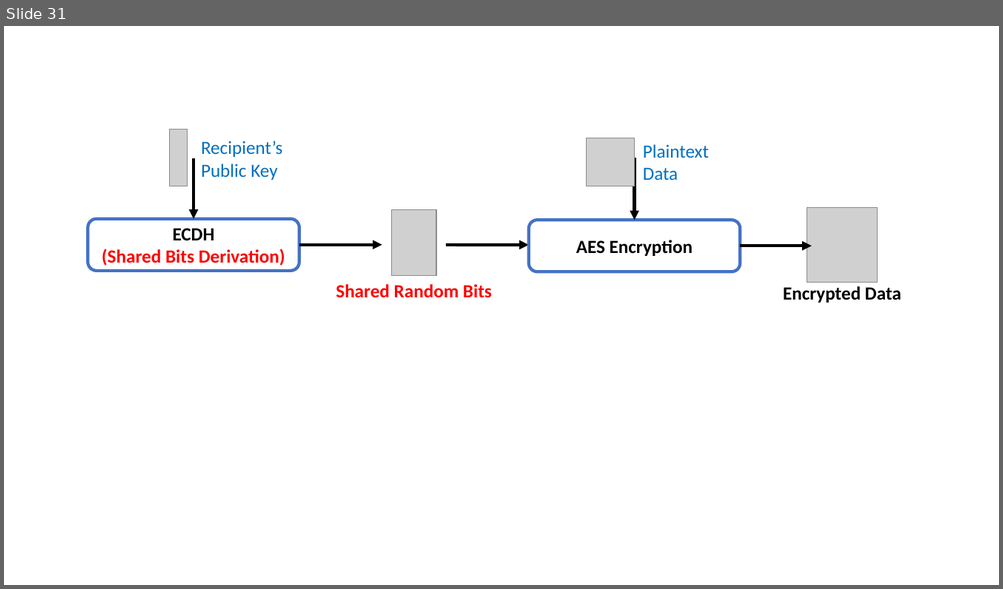
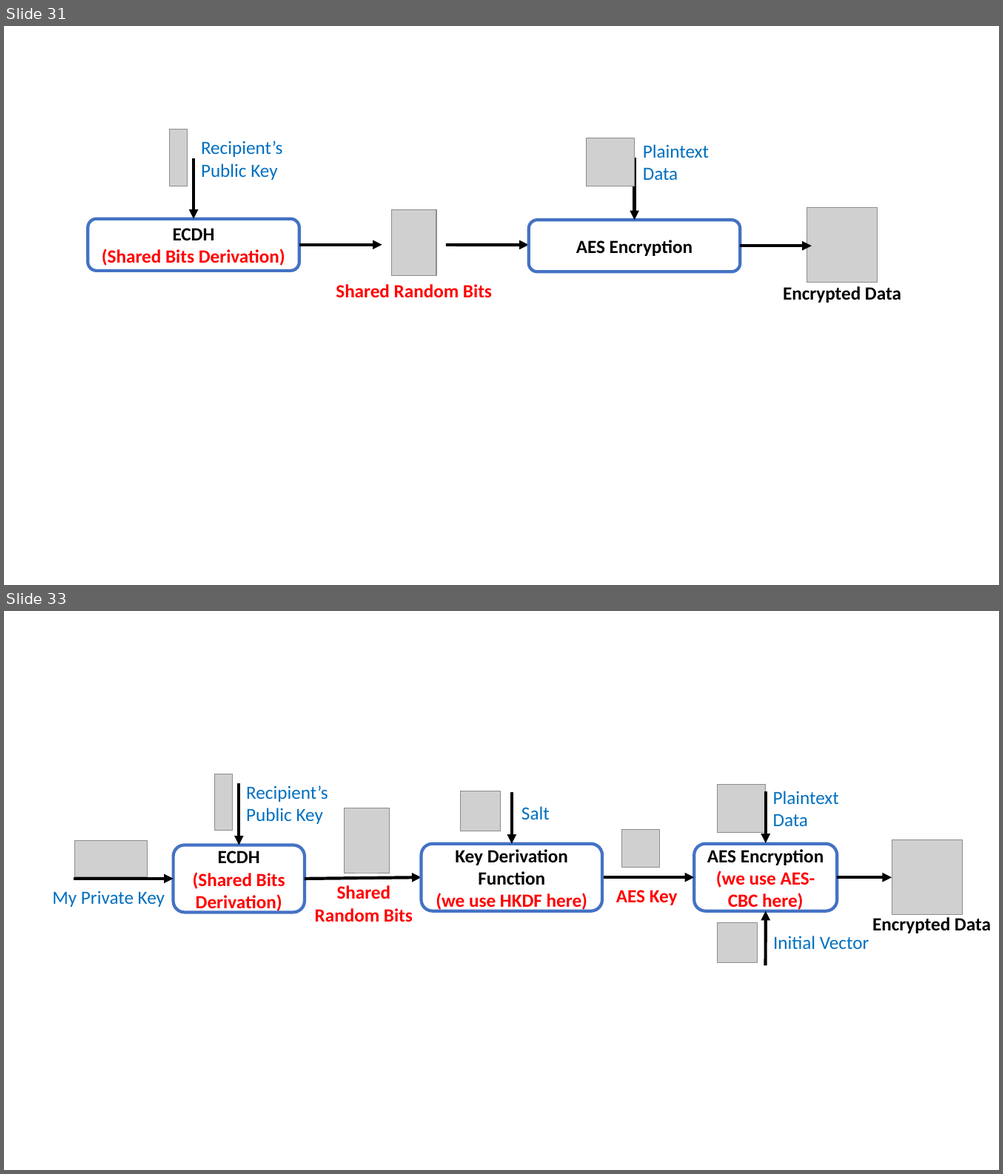
Before and after one commit to junkurihara/class-e2e_security_js, a slide deck: images.pptx. Shown one above the other, each under a label of ours: slide 31 before the commit, slides 31 and 33 after it; the slides between them are not shown. The pictures are 1003x589 and 1003x1174 pixels, drawn with LibreOffice and Linux fonts; fonts in the diff are those of the drawing; grey boxes stand for pictures. Boxes give left, top, right and bottom in pixels: in the first picture for what was removed or moved away, otherwise in the second. Text is boxed around its words. In the diff, an @@ line names an element or a change of style, - is before the commit and + after.

```diff
--- a/images.pptx
+++ b/images.pptx
@@ slide 33 added at [4, 611, 999, 1170], background #FFFFFF @@
@@ picture added at [215, 774, 233, 830] @@
@@ arrow added from (239, 783) to (239, 846), #000000 3 pt @@
@@ text added at [246, 786, 328, 824], 18 pt, text #0070C0 @@
+Recipient’s Public Key
@@ picture added at [717, 785, 765, 832] @@
@@ picture added at [344, 808, 389, 874] @@
@@ picture added at [461, 792, 500, 831] @@
@@ arrow added from (512, 792) to (512, 844), #000000 3 pt @@
@@ text added at [521, 806, 549, 820], 18 pt, text #0070C0 @@
+Salt
@@ arrow added from (765, 792) to (765, 843), #000000 3 pt @@
@@ text added at [773, 791, 839, 827], 18 pt, text #0070C0 @@
+Plaintext Data
@@ picture added at [622, 829, 659, 868] @@
@@ picture added at [75, 841, 147, 877] @@
@@ rounded rectangle added at [173, 846, 304, 912], fill #FFFFFF, outline #4472C4 3 pt, 18 pt, text #FF0000, bold @@
+ECDH
+(Shared Bits Derivation)
@@ rounded rectangle added at [421, 844, 603, 911], fill #FFFFFF, outline #4472C4 3 pt, 18 pt, text #000000, bold @@
+Key Derivation Function
+(we use HKDF here)
@@ rounded rectangle added at [694, 844, 836, 911], fill #FFFFFF, outline #4472C4 3 pt, 18 pt, text #FF0000, bold @@
+AES Encryption
+(we use AES-CBC here)
@@ picture added at [892, 840, 962, 914] @@
@@ text added at [52, 891, 165, 907], 18 pt, text #0070C0 @@
+My Private Key
@@ arrow added from (74, 879) to (173, 879), #000000 3 pt @@
@@ arrow added from (304, 879) to (421, 877), #000000 3 pt @@
@@ text added at [315, 886, 412, 923], 18 pt, text #FF0000, bold @@
+Shared Random Bits
@@ arrow added from (603, 877) to (694, 877), #000000 3 pt @@
@@ text added at [616, 890, 677, 906], 18 pt, text #FF0000, bold @@
+AES Key
@@ arrow added from (836, 877) to (892, 877), #000000 3 pt @@
@@ arrow added from (765, 966) to (765, 911), #000000 3 pt @@
@@ text added at [872, 917, 990, 934], 18 pt, text #000000, bold @@
+Encrypted Data
@@ picture added at [717, 923, 757, 963] @@
@@ text added at [773, 936, 868, 949], 18 pt, text #0070C0 @@
+Initial Vector
```
Also in this commit, not shown: 2 other slides added, 5 other files.
